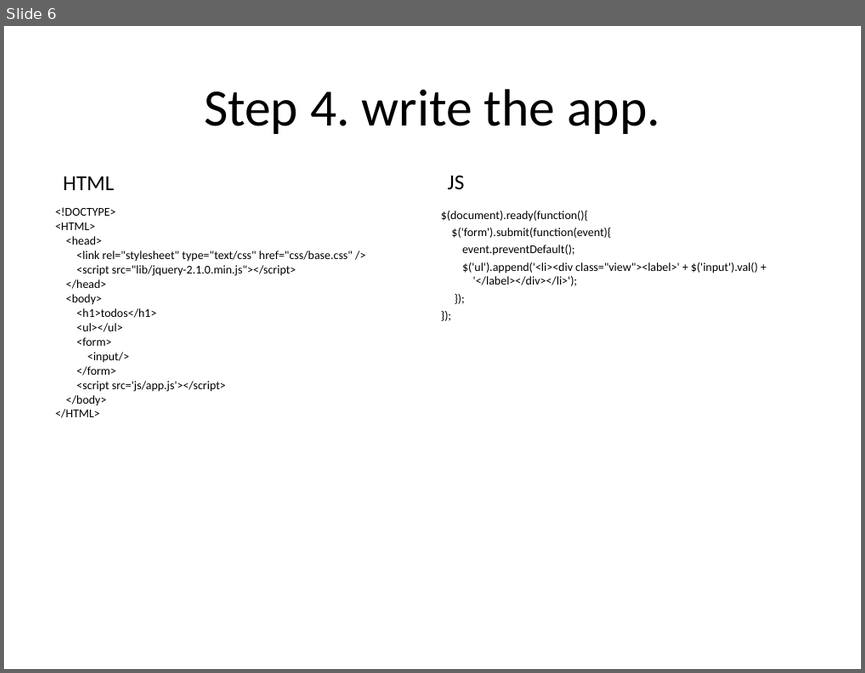
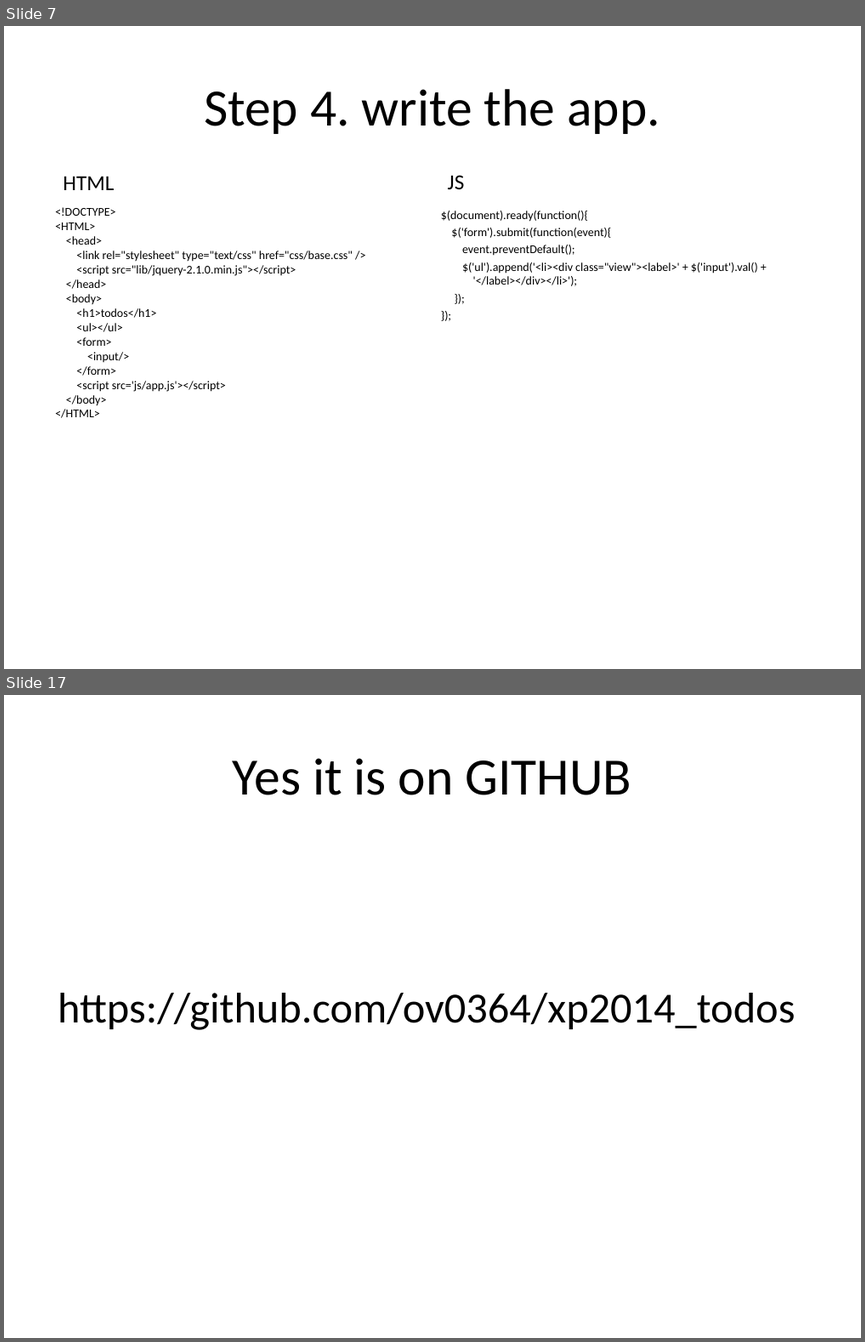
Before and after one commit to ov0364/xp2014_todos, a slide deck: Storyboarding meets BDD.ppt. Shown one above the other, each under a label of ours: slide 6 before the commit, slides 7 and 17 after it; the slides between them are not shown. The pictures are 865x673 and 865x1342 pixels, drawn with LibreOffice and Linux fonts; fonts in the diff are those of the drawing. Boxes give left, top, right and bottom in pixels: in the first picture for what was removed or moved away, otherwise in the second. Text is boxed around its words. In the diff, an @@ line names an element or a change of style, - is before the commit and + after.

```diff
--- a/Storyboarding meets BDD.ppt
+++ b/Storyboarding meets BDD.ppt
@@ slide 17 added at (x1=4, y1=695, x2=861, y2=1338), background #FFFFFF @@
@@ title added at (x1=233, y1=758, x2=632, y2=795), 44 pt, text #000000 @@
+Yes it is on GITHUB
@@ text added at (x1=58, y1=993, x2=794, y2=1030), 36 pt, text #000000 @@
+https://github.com/ov0364/xp2014_todos
@@ what was slide 6 is now slide 7 @@
```
Also in this commit, not shown: 9 slides changed, 5 other slides added, 1 slide removed, 10 other files.
